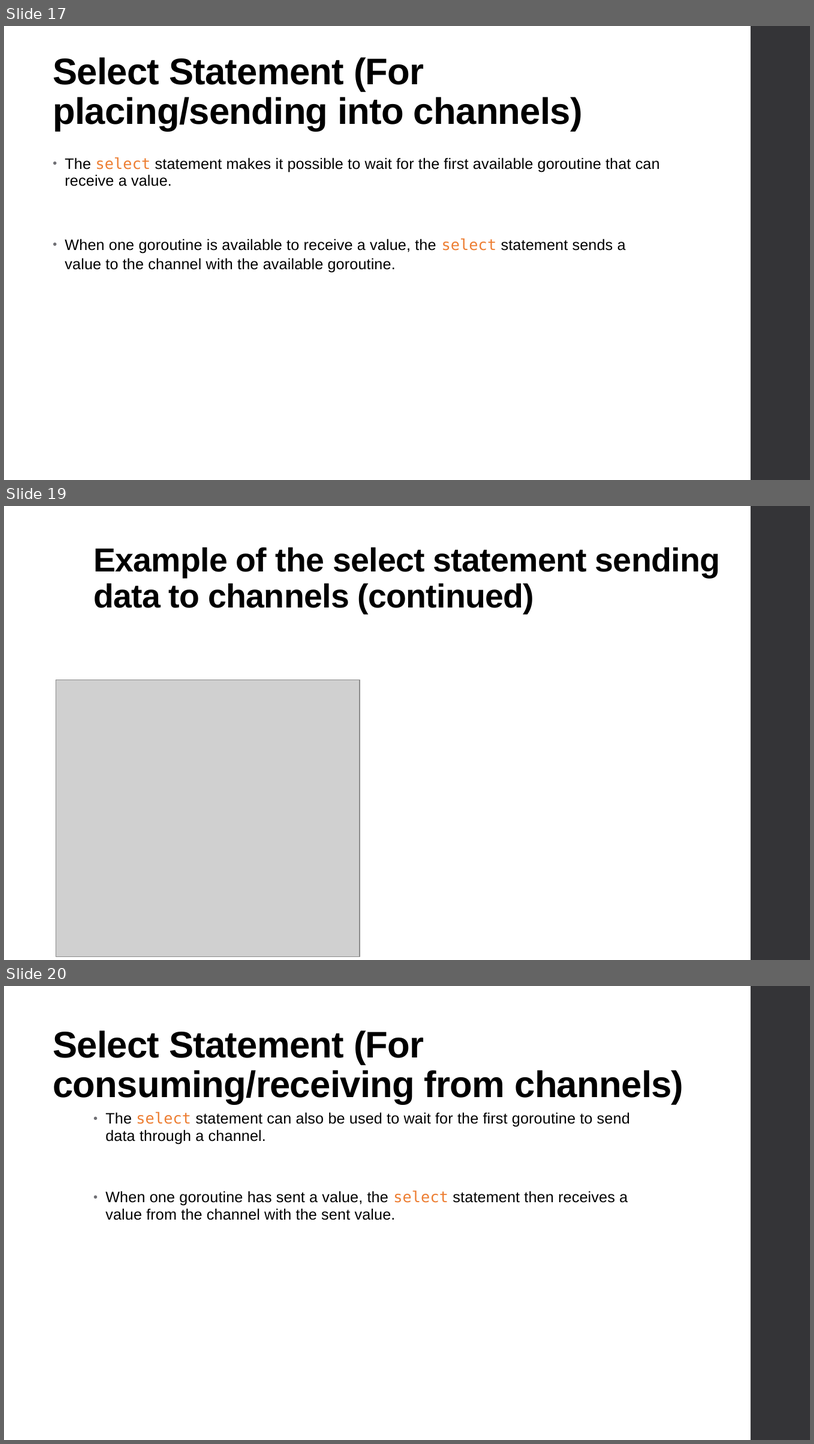
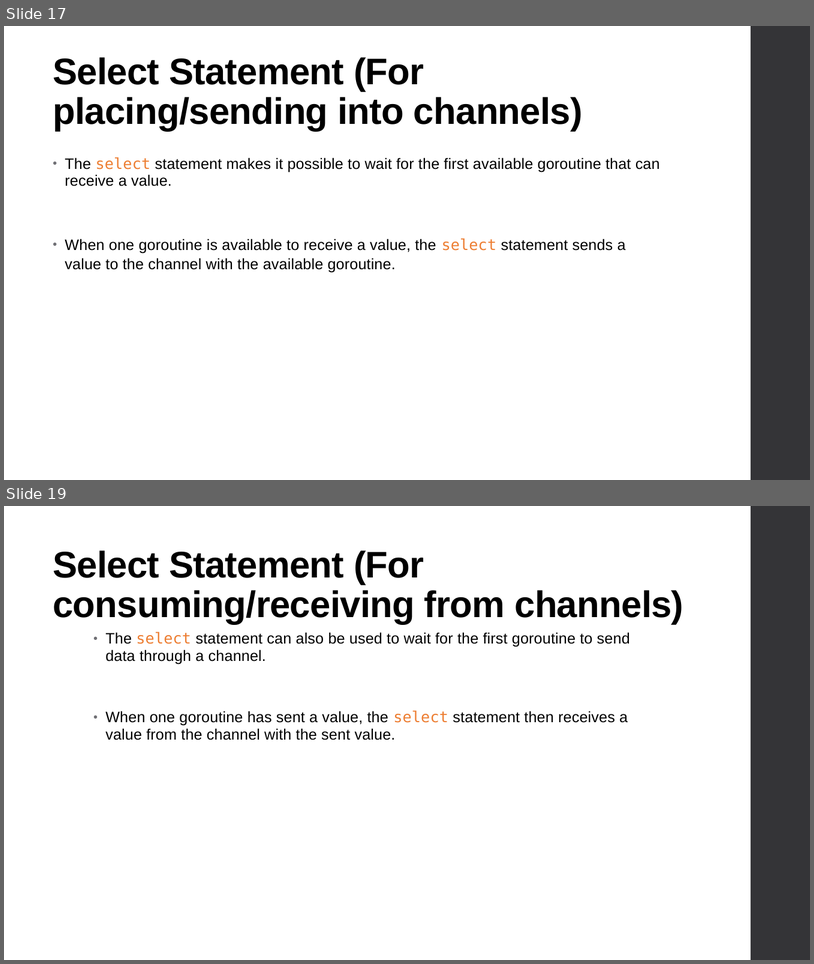
Before and after one commit to DavidB420/go-channels, a slide deck: Go Channels.pptx. Shown one above the other, each under a label of ours: slides 17, 19 and 20 before the commit, slides 17 and 19 after it; the slides between them are not shown. The pictures are 814x1444 and 814x964 pixels, drawn with LibreOffice and Linux fonts; fonts in the diff are those of the drawing; grey boxes stand for pictures. Boxes give left, top, right and bottom in pixels: in the first picture for what was removed or moved away, otherwise in the second. Text is boxed around its words. In the diff, an @@ line names an element or a change of style, - is before the commit and + after.

```diff
--- a/Go Channels.pptx
+++ b/Go Channels.pptx
@@ slide 19 removed at (4,506,810,960), background #FFFFFF; not listed: 1 template element that a slide beside it also shows @@
@@ title removed at (93,547,720,613) @@
-Example of the select statement sending data to channels (continued)
@@ picture removed at (56,679,360,957) @@
@@ what was slide 20 is now slide 19 @@
```
Also in this commit, not shown: 2 slides changed.
